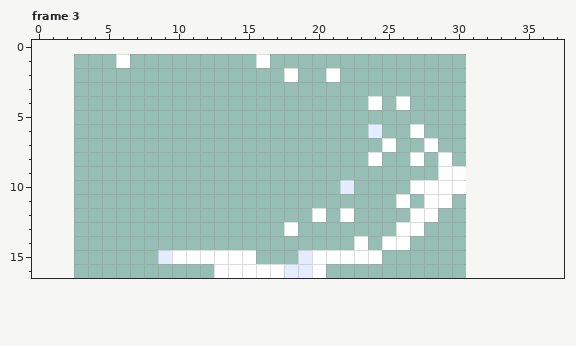
Pixel-art file -- Assets/Art/Youngin/Ase/I LIke These/Main Slash.aseprite. Above is the file before it was changed.
28x16 pixels, 7 frames. Shown: frame 3. The old version is drawn lined up with the new one, on the new canvas. The commit also changed other frames, which this record leaves out.
The result:
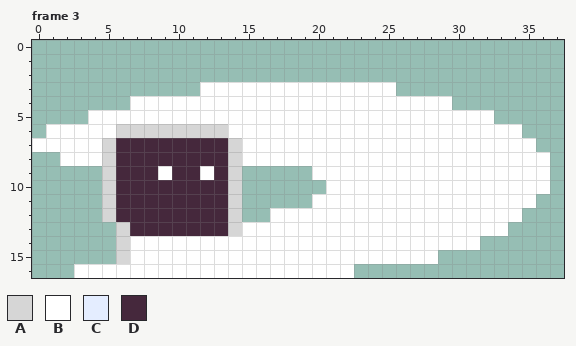
Palette (. is transparent): A #d6d6d6  B #ffffff  C #e4edff  D #45283c
The commit says: Slash Attacks that I like
The exact change:
canvas 28x16 -> 38x17, the old top-left corner now at 3,1
Changed rows in their new state; - is an unchanged pixel.
Frame 3:
first column x 0:
 1 ------.---------.--------------------
 2 ------------------.--.---------------
 3 ------------BBBBBBBBBBBBBB-----------
 4 -------BBBBBBBBBBBBBBBBB-B-BBB-------
 5 ----BBBBBBBBBBBBBBBBBBBBBBBBBBBBB----
 6 -BBBBBAAAAAAAABBBBBBBBBBBBB-BBBBBBB--
 7 BBBBBADDDDDDDDABBBBBBBBBB-BB-BBBBBBB-
 8 --BBBADDDDDDDDABBBBBBBBB-BB-B-BBBBBBB
 9 -----ADDDBDDBDA-----BBBBBBBBB--BBBBBB
10 -----ADDDDDDDDA------BBBBBB----BBBBBB
11 -----ADDDDDDDDA-----BBBBBB-B--BBBBBB-
12 -----ADDDDDDDDA--BBB-B-BBBB--BBBBBB--
13 ------ADDDDDDDABBB-BBBBBBB--BBBBBB---
14 ------ABBBBBBBBBBBBBBBB-B--BBBBB-----
15 ------ABBB------BBBB-----BBBB--------
16 ---BBBBBBBBBB-----BB-BB--------------
Where, in picture pixels (left, top, right, bottom), the same in both pictures:
changed: (32, 54, 550, 278)
